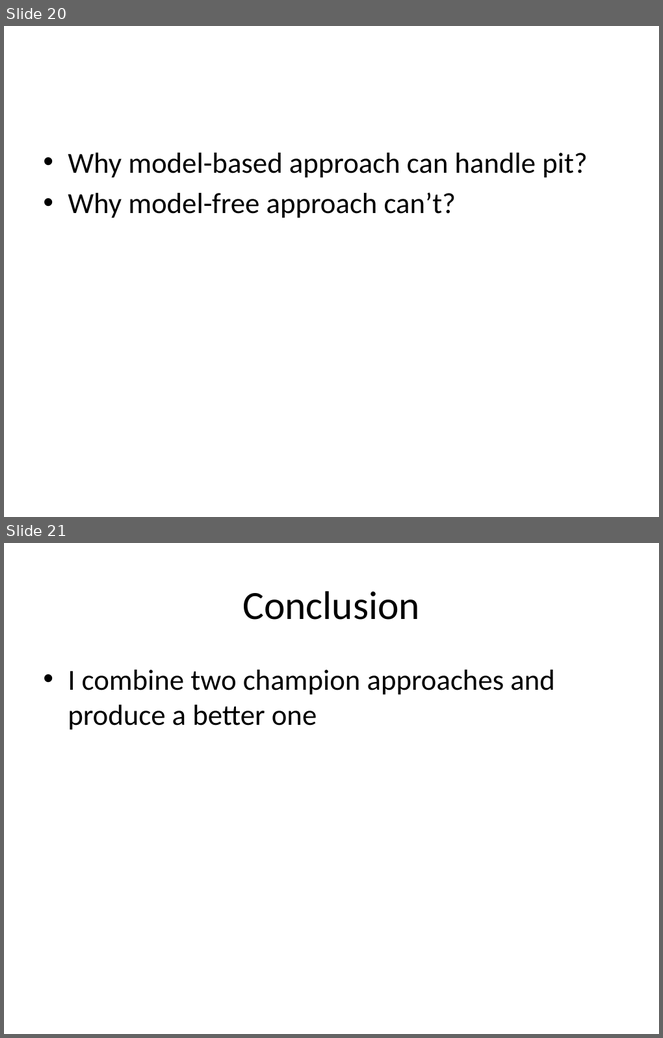
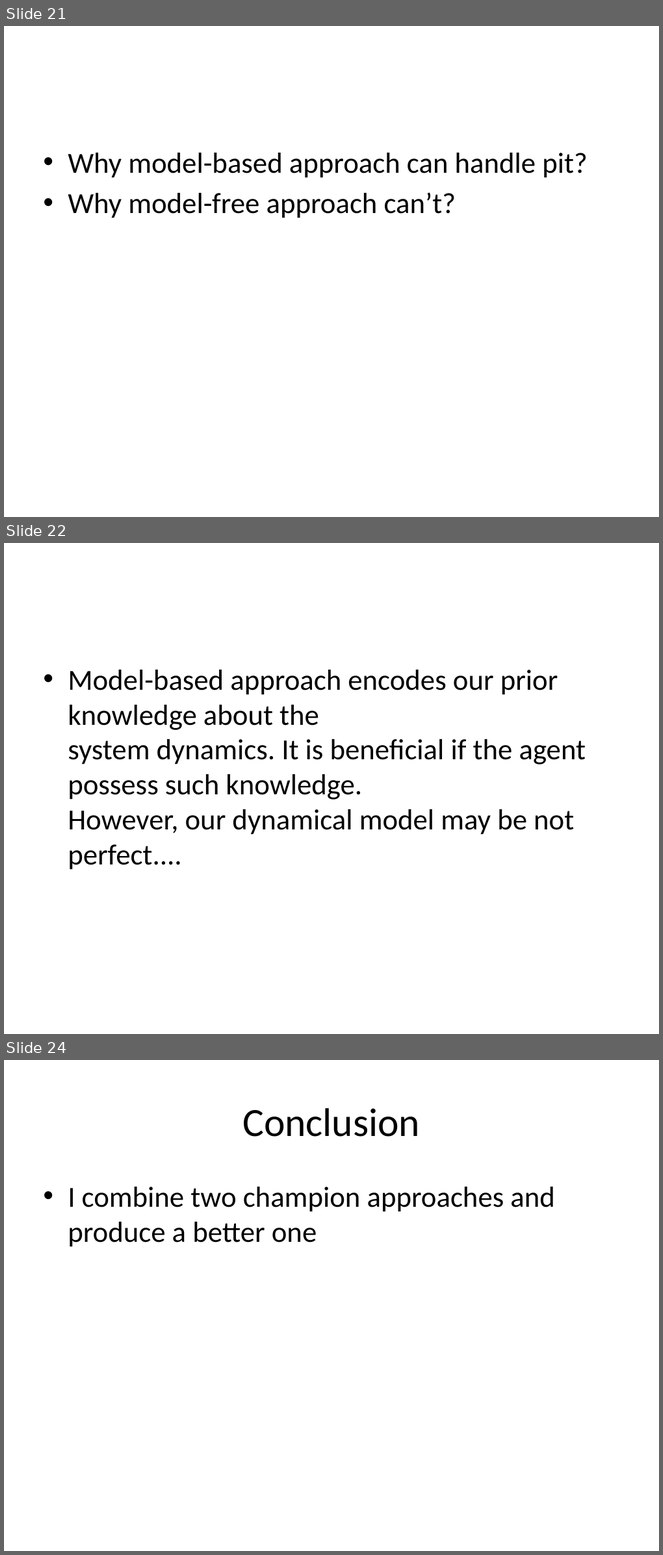
Before and after one commit to lono175/Thesis, a slide deck: OptimalPlanning.pptx. Shown one above the other, each under a label of ours: slides 20 and 21 before the commit, slides 21, 22 and 24 after it; the slides between them are not shown. The pictures are 663x1038 and 663x1555 pixels, drawn with LibreOffice and Linux fonts; fonts in the diff are those of the drawing. Boxes give left, top, right and bottom in pixels: in the first picture for what was removed or moved away, otherwise in the second. Text is boxed around its words. In the diff, an @@ line names an element or a change of style, - is before the commit and + after.

```diff
--- a/OptimalPlanning.pptx
+++ b/OptimalPlanning.pptx
@@ slide 22 added at [4,543,659,1034], background #FFFFFF @@
@@ text added at [68,670,586,870], 32 pt, text #000000 @@
+• Model-based approach encodes our prior knowledge about the
+  system dynamics. It is beneficial if the agent possess such knowledge.
+  However, our dynamical model may be not perfect....
@@ what was slide 20 is now slide 21 @@
@@ what was slide 21 is now slide 24 @@
```
Also in this commit, not shown: 3 slides changed, 3 other slides added, 1 other file.
